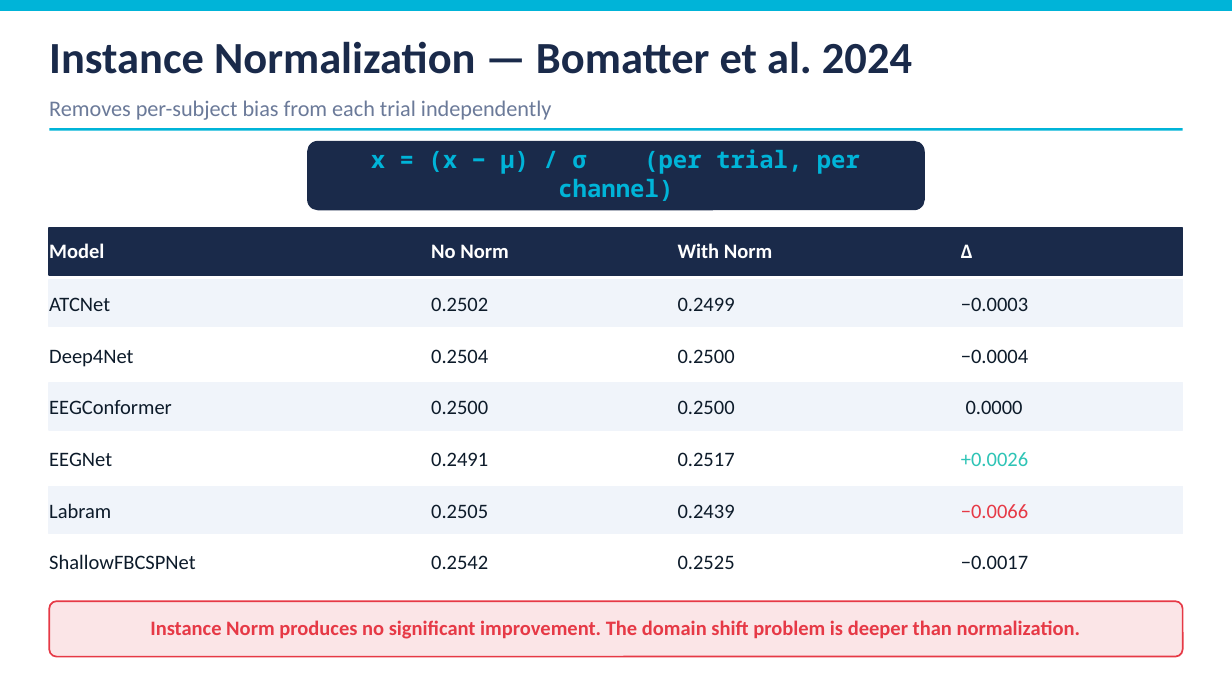
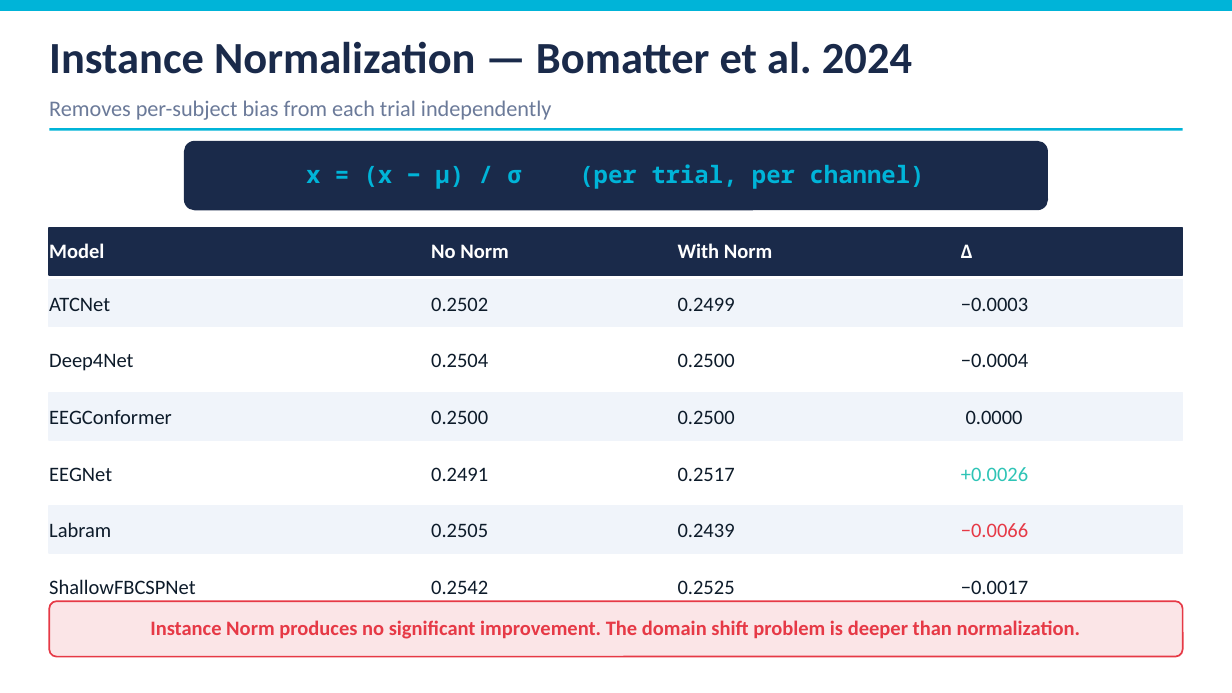
Before and after one commit to daniele22-u/miralis-hypergraph-imagined-speech, a slide deck: slide 8 of docs/presentations/EN_EEG_Project_Status_Mar2026.pptx. Drawn at 1232x693 pixels with LibreOffice and Linux fonts; fonts in the diff are those of the drawing. Boxes give left, top, right and bottom in pixels: in the first picture for what was removed or moved away, otherwise in the second. Text is boxed around its words. In the diff, an @@ line names an element or a change of style, - is before the commit and + after.

Commit message:
docs: fix layout EN presentation (row heights, formula box)

```diff
--- a/docs/presentations/EN_EEG_Project_Status_Mar2026.pptx
+++ b/docs/presentations/EN_EEG_Project_Status_Mar2026.pptx
@@ text "x = (x − μ) ..." rewrapped from [371,149,860,201] to [306,164,925,189] @@
@@ rounded rectangle: place and size @@
-rounded rectangle at [308,142,924,209]
+rounded rectangle at [185,142,1047,209]
@@ 4 texts, 1 rectangle: place and size @@
-4 texts, 1 rectangle at [49,331,1183,378]
+4 texts, 1 rectangle at [49,336,1183,383]
@@ 4 texts, 1 rectangle: place and size @@
-4 texts, 1 rectangle at [49,383,1183,430]
+4 texts, 1 rectangle at [49,393,1183,440]
@@ 4 texts, 1 rectangle: place and size @@
-4 texts, 1 rectangle at [49,435,1183,482]
+4 texts, 1 rectangle at [49,450,1183,496]
@@ 4 texts, 1 rectangle: place and size @@
-4 texts, 1 rectangle at [49,487,1183,533]
+4 texts, 1 rectangle at [49,506,1183,553]
@@ 4 texts, 1 rectangle: place and size @@
-4 texts, 1 rectangle at [49,538,1183,585]
+4 texts, 1 rectangle at [49,563,1183,610]
```
Also in this commit, not shown: 2 other slides changed, 1 other file.
